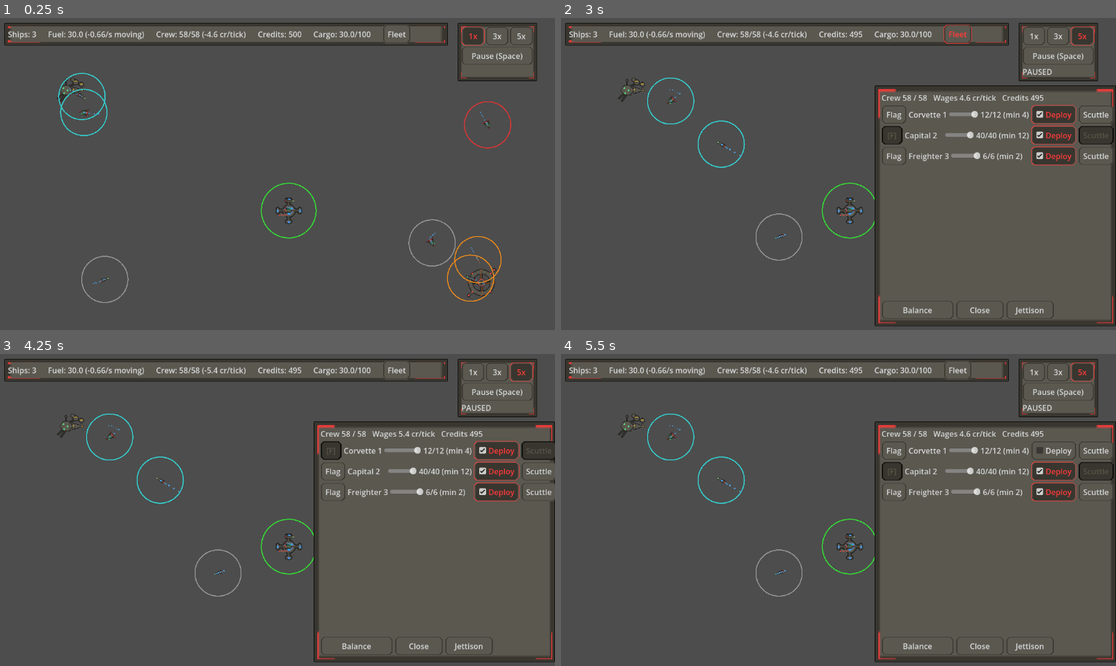
Above: before the commit, frames 1-4 (two rows, left to right).
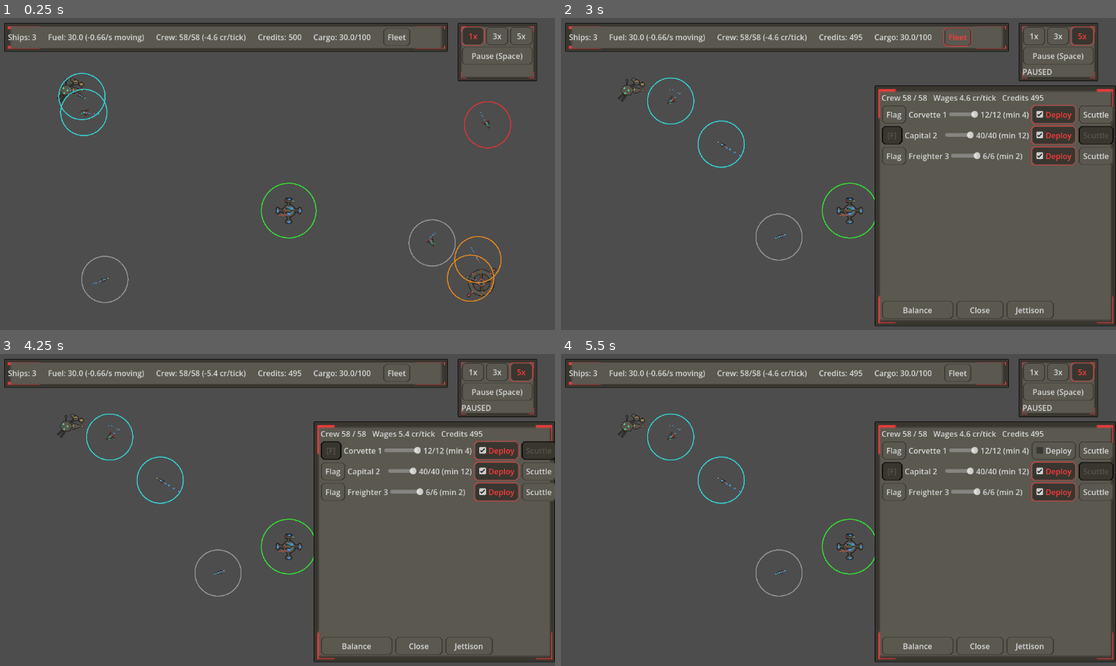
Above: after the commit, the same moments.

Repository: darthlemi/SpaceGame
Game: Godot game, scene res://scenes/campaign/campaign_scene.tscn
Same seed, same stepped clock (60 frames per second), same inputs: the game is played once before the commit and once after it.
Inputs:
- Up to frame 1 (0.25 s): no input
- Up to frame 2 (3 s): click "1x" at 0.5 s; click "3x" at 1.25 s; click "5x" at 2 s; click "Fleet" at 2.75 s
- Up to frame 3 (4.25 s): click "Flag" at 3.5 s
- Up to frame 4 (5.5 s): click "Deploy" at 4.25 s; click "Flag" at 5 s

The runs differ from the first frame. In frame 1, 2.7% of the frame differs, in the area x 0-81%, y 2-11%; in frame 2, 2.8%; in frame 3, 2.7%; in frame 4, 2.7%.

Commit message:
Fix final-review findings: stalemate, hire cap, crawl indicator, crew rounding, defeat loot, respawn dock
- combat_scene ends as "Stalemate" when no active ship on either side has a working armed
  mount (checked after setup and on mount/hull destroyed or ship disabled); both fleets keep
  every non-destroyed ship, no loot, capture or reputation loss
- Crew survivor/capture counts floor (floori + ROUND_EPSILON) instead of rounding
- resolve_engagement offers no loot or captured crew after a total loss (respawn)
- Hire strip caps the count by credits, shows the total cost and refreshes on count change
- Fleet status bar warns of a 0-crew ship (25% speed) in the empty-fuel colour on a second
  crew-label line; bar is 13px taller to fit
- Respawn docks at HomeBase (overview open, tree paused); respawn credits label floors
- Tests: stalemate and armed-vs-unarmed, hire cap, crawl label, mutual-wipe loot, respawn
  dock, credits label; mutual-knockout test unpauses its leaked scene; modal respawn test
  waits for the previous scene to free

Co-Authored-By: Claude Opus 5.5 <noreply@anthropic.com>

Diff:
--- a/scenes/ui/fleet_status_bar.tscn
+++ b/scenes/ui/fleet_status_bar.tscn
@@ -6,20 +6,20 @@
 offset_left = 10.0
 offset_top = 10.0
 offset_right = 930.0
-offset_bottom = 57.0
+offset_bottom = 70.0
 mouse_filter = 2
 script = ExtResource("1")
 
 [node name="Background" type="Panel" parent="."]
 offset_right = 920.0
-offset_bottom = 47.0
+offset_bottom = 60.0
 mouse_filter = 2
 
 [node name="Layout" type="HBoxContainer" parent="."]
 offset_left = 8.0
 offset_top = 4.0
 offset_right = 912.0
-offset_bottom = 43.0
+offset_bottom = 56.0
 mouse_filter = 2
 theme_override_constants/separation = 24
 
@@ -44,4 +44,5 @@
 text = "Cargo: 0.0/0"
 
 [node name="FleetButton" type="Button" parent="Layout"]
+size_flags_vertical = 4
 text = "Fleet"
--- a/scripts/campaign/campaign_scene.gd
+++ b/scripts/campaign/campaign_scene.gd
@@ -27,6 +27,7 @@
 var _mouse_held: bool = false
 var _travel_target: Area2D = null
 var _docked_base: Area2D = null
+var _home_base: Area2D = null
 var _paused_before_fleet_panel: bool = false
 
 func _ready() -> void:
@@ -38,9 +39,9 @@
 	if CampaignState.pending_respawn:
 		CampaignState.player_fleet.position = HOME_BASE_POSITION
 
-	var base: Area2D = HomeBaseScene.instantiate()
-	base.global_position = HOME_BASE_POSITION
-	add_child(base)
+	_home_base = HomeBaseScene.instantiate()
+	_home_base.global_position = HOME_BASE_POSITION
+	add_child(_home_base)
 
 	for faction in CampaignState.factions:
 		var faction_base: Area2D = FactionBaseScene.instantiate()
@@ -81,8 +82,11 @@
 		CampaignState.pending_captured_crew = 0
 		CampaignState.pending_loot_fleet = null
 
+# The new ship appears docked at home base, exactly as on arrival (overview open, paused).
 func _on_respawn_finished() -> void:
-	get_tree().paused = false
+	_trigger_arrival(_home_base)
+	if _docked_base == null:
+		get_tree().paused = false
 
 func _bootstrap_default_campaign() -> void:
 	var player := CampaignFleet.new()
--- a/scripts/campaign/campaign_state.gd
+++ b/scripts/campaign/campaign_state.gd
@@ -50,7 +50,9 @@
 		if player_won or active_enemy_fleet.is_destroyed():
 			enemy_fleets.erase(active_enemy_fleet)
 			_apply_reputation_loss(active_enemy_fleet.faction)
-			if active_enemy_fleet.cargo_total() > 0.0 or captured_crew > 0:
+			# A total loss respawns at home base; there is no one left to take the loot.
+			var lootable := active_enemy_fleet.cargo_total() > 0.0 or captured_crew > 0
+			if lootable and not player_fleet.is_destroyed():
 				pending_loot_fleet = active_enemy_fleet
 				pending_captured_crew = captured_crew
 		else:
--- a/scripts/campaign/fleet_management_panel.gd
+++ b/scripts/campaign/fleet_management_panel.gd
@@ -33,6 +33,7 @@
 	close_button.pressed.connect(close)
 	balance_button.pressed.connect(_on_balance_pressed)
 	hire_button.pressed.connect(_on_hire_pressed)
+	hire_count.value_changed.connect(_on_hire_count_changed)
 	jettison_button.pressed.connect(_on_jettison_pressed)
 	scuttle_confirm_button.pressed.connect(_on_scuttle_confirmed)
 	scuttle_cancel_button.pressed.connect(_hide_scuttle_confirm)
@@ -141,10 +142,12 @@
 		return
 	var pool := floori(_economy.crew_pool)
 	var cap := mini(pool, CrewRules.free_berths(_player_fleet.ship_compositions))
+	cap = mini(cap, floori(CampaignState.credits / CampaignState.CREW_HIRE_COST))
 	hire_label.text = "Hire (pool %d, %d cr each)" % [pool, roundi(CampaignState.CREW_HIRE_COST)]
 	hire_count.max_value = maxi(1, cap)
 	hire_count.set_value_no_signal(clampf(hire_count.value, 1.0, hire_count.max_value))
-	hire_button.disabled = cap < 1 or CampaignState.credits < CampaignState.CREW_HIRE_COST
+	hire_button.text = "Hire (%d cr)" % (int(hire_count.value) * CampaignState.CREW_HIRE_COST)
+	hire_button.disabled = cap < 1
 
 func _on_balance_pressed() -> void:
 	CrewRules.balance(_player_fleet.ship_compositions)
@@ -156,6 +159,9 @@
 func _on_flagship_pressed(index: int) -> void:
 	_player_fleet.set_flagship(index)
 	refresh()
+
+func _on_hire_count_changed(_value: float) -> void:
+	_update_hire_row()
 
 func _on_hire_pressed() -> void:
 	CampaignState.hire_crew(_economy, _player_fleet, int(hire_count.value))
--- a/scripts/campaign/respawn_panel.gd
+++ b/scripts/campaign/respawn_panel.gd
@@ -25,7 +25,7 @@
 		child.queue_free()
 	buy_buttons = {}
 	header_label.text = "Your fleet was lost. Choose a new ship."
-	credits_label.text = "Credits: %d" % roundi(CampaignState.credits)
+	credits_label.text = "Credits: %d" % floori(CampaignState.credits)
 	for kind in ShipType.Kind.values():
 		var button := Button.new()
 		button.text = "Buy %s (%d cr)" % [ShipType.Kind.keys()[kind].capitalize(), ShipType.SHIP_PRICE[kind]]
--- a/scripts/combat/combat_scene.gd
+++ b/scripts/combat/combat_scene.gd
@@ -18,6 +18,7 @@
 var _enemy_spawned_indices: Array[int] = []
 var _player_won := false
 var _resolved := false
+var _stalemate := false
 
 func _ready() -> void:
 	result_label.visible = false
@@ -48,6 +49,8 @@
 
 	fleet_commander.setup(player_ships, ENEMY_GROUP)
 	debug_console.command_entered.connect(_on_debug_command)
+	# Two unarmed fleets (e.g. freighter vs trader) would otherwise never end.
+	_check_battle_end()
 
 func _spawn_fleet(points: Array[Vector2], own_group: StringName, opposing_group: StringName, facing_rotation: float) -> Array[Ship]:
 	var spawned: Array[Ship] = []
@@ -166,8 +169,11 @@
 func _wire_battle_end(ship: Ship) -> void:
 	ship.hull.destroyed.connect(_check_battle_end)
 	ship.disabled.connect(_check_battle_end)
+	for mount in ship.weapon_mounts:
+		mount.destroyed.connect(_check_battle_end)
 
 # Player side first: if both sides are out in the same check, the player loses.
+# A loss outranks a stalemate; with no working weapon left on either side, nothing can change.
 func _check_battle_end() -> void:
 	if _resolved:
 		return
@@ -176,13 +182,28 @@
 	elif _active_count(ENEMY_GROUP) == 0:
 		_player_won = true
 		_show_result("Victory")
+	elif not _has_armed_active_ship(PLAYER_GROUP) and not _has_armed_active_ship(ENEMY_GROUP):
+		_stalemate = true
+		_show_result("Stalemate")
 
 func _active_count(group: StringName) -> int:
 	var count := 0
 	for member in get_tree().get_nodes_in_group(group):
-		if is_instance_valid(member) and not member.is_queued_for_deletion() and not member.is_disabled():
+		if _is_active(member):
 			count += 1
 	return count
+
+func _has_armed_active_ship(group: StringName) -> bool:
+	for member in get_tree().get_nodes_in_group(group):
+		if not _is_active(member):
+			continue
+		for mount in member.weapon_mounts:
+			if mount.weapon != null and not mount.is_destroyed():
+				return true
+	return false
+
+func _is_active(member: Node) -> bool:
+	return is_instance_valid(member) and not member.is_queued_for_deletion() and not member.is_disabled()
 
 func _show_result(text: String) -> void:
 	_resolved = true
@@ -194,7 +215,8 @@
 func _report_to_campaign() -> void:
 	var player_comps: Array[Dictionary] = CampaignState.player_fleet.ship_compositions
 	var enemy_comps: Array[Dictionary] = CampaignState.active_enemy_fleet.ship_compositions
-	var player_survivors := _collect_survivor_data(player_ships, player_comps, _player_spawned_indices, _player_won)
+	# A stalemate keeps disabled player ships, like a win; the loss path drops them.
+	var player_survivors := _collect_survivor_data(player_ships, player_comps, _player_spawned_indices, _player_won or _stalemate)
 	var enemy_survivors: Array[Dictionary] = []
 	var captured_crew := 0
 	if _player_won:
@@ -214,7 +236,8 @@
 	var pool := 0
 	for ship in enemy_ships:
 		if _is_surviving(ship) and ship.is_disabled():
-			pool += roundi(ship.crew)
+			# Floor: rounding up would capture crew the ship no longer has.
+			pool += floori(ship.crew + CrewRules.ROUND_EPSILON)
 	for i in enemy_comps.size():
 		if not _enemy_spawned_indices.has(i):
 			pool += CrewRules.crew_of(enemy_comps[i])
@@ -268,8 +291,9 @@
 		"flagship": CrewRules.is_flagship(orig),
 	}
 	# Untracked crew (debug-spawned extras) stays keyless, which reads as full crew.
+	# Floor so a disabled ship can't round back up past its disable threshold.
 	if ship.crew_complement > 0:
-		comp["crew"] = roundi(ship.crew)
+		comp["crew"] = floori(ship.crew + CrewRules.ROUND_EPSILON)
 	return comp
 
 func _unhandled_input(event: InputEvent) -> void:
--- a/scripts/ui/fleet_status_bar.gd
+++ b/scripts/ui/fleet_status_bar.gd
@@ -30,6 +30,14 @@
 	else:
 		fuel_label.text = "Fuel: EMPTY (%d%% speed)" % roundi(CampaignFleet.EMPTY_FUEL_SPEED_FACTOR * 100.0)
 		fuel_label.add_theme_color_override("font_color", EMPTY_FUEL_COLOR)
-	crew_label.text = "Crew: %d/%d (-%.1f cr/tick)" % [fleet.crew_total(), fleet.crew_capacity(), CampaignState.wage_bill(fleet)]
+	var crew_text := "Crew: %d/%d (-%.1f cr/tick)" % [fleet.crew_total(), fleet.crew_capacity(), CampaignState.wage_bill(fleet)]
+	if fleet.has_uncrewed_ship():
+		var crawl_pct := roundi(CampaignFleet.EMPTY_FUEL_SPEED_FACTOR * 100.0)
+		# Second line: one line would push the bar into SpeedControls.
+		crew_label.text = crew_text + "\n(0-crew ship: %d%% speed)" % crawl_pct
+		crew_label.add_theme_color_override("font_color", EMPTY_FUEL_COLOR)
+	else:
+		crew_label.text = crew_text
+		crew_label.remove_theme_color_override("font_color")
 	credits_label.text = "Credits: %d" % CampaignState.credits
 	cargo_label.text = "Cargo: %.1f/%d" % [fleet.cargo_total(), fleet.cargo_capacity()]
--- a/tests/test_campaign_scene_fleet_panel.gd
+++ b/tests/test_campaign_scene_fleet_panel.gd
@@ -65,12 +65,16 @@
 	tree.paused = false
 	campaign_state.reset()
 	scene.queue_free()
+	# Let it free first: its teardown can fire area_exited, which unpauses the tree.
+	await tree.process_frame
 
 	# Modal respawn: map click, speed/pause controls and Fleet cannot resume or open panels.
 	campaign_state.reset()
 	var modal_player := CampaignFleet.new()
 	modal_player.ship_compositions.assign([ShipType.new_composition(ShipType.Kind.CORVETTE)])
 	campaign_state.player_fleet = modal_player
+	# Docking needs the home economy; the bootstrap is skipped when a fleet already exists.
+	campaign_state.home_base_economy = BaseEconomy.new()
 	campaign_state.begin_respawn()
 	var modal_scene: Node2D = CampaignSceneScene.instantiate()
 	tree.root.add_child(modal_scene)
@@ -100,8 +104,12 @@
 	if modal_scene.fleet_management_panel.visible:
 		failures.append("modal respawn: (c) Fleet opened the fleet panel")
 	modal_scene.respawn_panel.free_button.pressed.emit()
-	if tree.paused:
-		failures.append("modal respawn: (d) expected the tree unpaused after taking the free ship")
+	var respawn_overview: BaseOverviewPanel = modal_scene.base_overview_panel
+	if not respawn_overview.visible or not tree.paused or not (modal_scene._docked_base is HomeBase):
+		failures.append("modal respawn: (d) expected the new ship docked at HomeBase (overview open, tree paused), overview=%s paused=%s" % [respawn_overview.visible, tree.paused])
+	respawn_overview.undock_button.pressed.emit()
+	if respawn_overview.visible or tree.paused:
+		failures.append("modal respawn: (d) expected Undock to close the overview and unpause")
 	controls.pause_button.pressed.emit()
 	if not tree.paused:
 		failures.append("modal respawn: (d) expected the pause button to work after respawn")
--- a/tests/test_campaign_scene_trading.gd
+++ b/tests/test_campaign_scene_trading.gd
@@ -108,6 +108,24 @@
 	if not fuel_text.begins_with("Fuel: %.1f" % campaign_state.player_fleet.fuel_amount()):
 		failures.append("expected FleetStatusBar fuel label to show the fleet's fuel, got '%s'" % fuel_text)
 
+	# A 0-crew ship crawls the fleet: the crew label says so in the empty-fuel colour.
+	var crew_label: Label = status_bar.get_node("Layout/CrewLabel")
+	var crawl_suffix := "\n(0-crew ship: %d%% speed)" % roundi(CampaignFleet.EMPTY_FUEL_SPEED_FACTOR * 100.0)
+	var crawl_comp: Dictionary = crew_fleet.ship_compositions[crew_fleet.ship_compositions.size() - 1]
+	var crawl_crew_before: int = CrewRules.crew_of(crawl_comp)
+	CrewRules.set_crew(crawl_comp, 0)
+	status_bar._update_display()
+	if not crew_label.text.ends_with(crawl_suffix):
+		failures.append("expected crew label to end with '%s' for a 0-crew ship, got '%s'" % [crawl_suffix.c_escape(), crew_label.text.c_escape()])
+	if not crew_label.has_theme_color_override("font_color") or crew_label.get_theme_color("font_color") != status_bar.EMPTY_FUEL_COLOR:
+		failures.append("expected crew label coloured EMPTY_FUEL_COLOR for a 0-crew ship")
+	await tree.process_frame
+	UiLayoutCheck.check_panel_layout(status_bar, failures)
+	CrewRules.set_crew(crawl_comp, crawl_crew_before)
+	status_bar._update_display()
+	if crew_label.text.ends_with(crawl_suffix) or crew_label.has_theme_color_override("font_color"):
+		failures.append("expected the crawl warning and colour removed once the ship is crewed, got '%s'" % crew_label.text)
+
 	# Undock closes everything and resumes the game.
 	overview.trade_goods_button.pressed.emit()
 	overview.undock_button.pressed.emit()
--- a/tests/test_campaign_state.gd
+++ b/tests/test_campaign_state.gd
@@ -478,6 +478,20 @@
 		failures.append("resolve_engagement(player loss): expected enemy crew balanced to 6/6, got %s" % [lost_enemy.ship_compositions])
 	if lost_state.pending_loot_fleet != null or lost_state.pending_captured_crew != 0:
 		failures.append("resolve_engagement(player loss): expected no loot pending")
+
+	# resolve_engagement mutual wipe: a total loss (respawn) never offers loot, even from a destroyed enemy.
+	var wipe_state := CampaignState.new()
+	var wipe_player := CampaignFleet.new()
+	wipe_player.ship_compositions.assign([{"max_hp": 100.0, "current_hp": 100.0, "max_shield": 50.0, "current_shield": 50.0}])
+	wipe_state.player_fleet = wipe_player
+	var wipe_enemy := CampaignFleet.new()
+	wipe_enemy.ship_compositions.assign([{"max_hp": 100.0, "current_hp": 100.0, "max_shield": 50.0, "current_shield": 50.0}])
+	wipe_enemy.cargo = {Commodity.Type.ORE: 5.0}
+	wipe_state.enemy_fleets.assign([wipe_enemy])
+	wipe_state.start_engagement(wipe_enemy)
+	wipe_state.resolve_engagement([], [])
+	if wipe_state.pending_loot_fleet != null or wipe_state.pending_captured_crew != 0:
+		failures.append("resolve_engagement(mutual wipe): expected no loot pending after a total loss")
 
 	# Station repair: is_damaged/repair_cost_for/repair_ship.
 	var damaged_comp := {
--- a/tests/test_combat_scene.gd
+++ b/tests/test_combat_scene.gd
@@ -114,11 +114,13 @@
 		if spawned_player.weapon_mounts.size() != 1 or not is_equal_approx(spawned_player.weapon_mounts[0].current_hp, 3.0):
 			failures.append("campaign battle: expected spawned player mount current_hp carried over from composition")
 
-		spawned_player.engine.apply_damage(1000.0)
-		spawned_player.weapon_mounts[0].apply_damage(1000.0)
-
 	for ship in campaign_scene.enemy_ships.duplicate():
 		ship.hull.apply_damage(ship.hull.max_hp)
+	# After the Victory: disarming first would end the battle as an unarmed Stalemate.
+	# The report is deferred, so this damage still reaches the survivor comp.
+	if campaign_scene.player_ships.size() == 1:
+		campaign_scene.player_ships[0].engine.apply_damage(1000.0)
+		campaign_scene.player_ships[0].weapon_mounts[0].apply_damage(1000.0)
 	await tree.process_frame
 
 	if not enemy_fleet.is_destroyed():
@@ -310,8 +312,8 @@
 	campaign_state.reset()
 	var disable_player := CampaignFleet.new()
 	disable_player.ship_compositions.assign([ShipType.new_composition(ShipType.Kind.CORVETTE)])
-	var disable_reserve := ShipType.new_composition(ShipType.Kind.CORVETTE)
-	disable_reserve["crew"] = 3  # Under the corvette deploy minimum (4): held back.
+	var disable_reserve := ShipType.new_composition(ShipType.Kind.CAPITAL)
+	disable_reserve["crew"] = 8  # Under the capital deploy minimum (12): held back.
 	var disable_enemy := CampaignFleet.new()
 	disable_enemy.ship_compositions.assign([ShipType.new_composition(ShipType.Kind.CAPITAL), ShipType.new_composition(ShipType.Kind.CAPITAL), disable_reserve])
 	campaign_state.enemy_fleets.assign([disable_enemy])
@@ -325,16 +327,17 @@
 
 	if disable_scene.enemy_ships.size() != 2:
 		failures.append("disabled ending: expected the 2 crewed capitals deployed and the reserve held back, got %d enemy ships" % disable_scene.enemy_ships.size())
-	var captured_pool := 3
+	var captured_pool := 8
 	for ship in disable_scene.enemy_ships.duplicate():
-		# 21/220 hull left -> crew 40 * 21 / 220 = 3.8, under the capital disable threshold (4).
+		# 21/220 hull left -> crew 40 * 21 / 220 = 3.8 (floors to 3), under the disable threshold (4).
 		ship.hull.apply_damage(ship.hull.current_hp - 21.0)
 		if not ship.is_disabled() or ship.hull.is_destroyed():
 			failures.append("disabled ending: expected each enemy capital disabled but alive, got disabled=%s hp=%s" % [ship.is_disabled(), ship.hull.current_hp])
-		captured_pool += roundi(ship.crew)
+		captured_pool += floori(ship.crew + CrewRules.ROUND_EPSILON)
 	var expected_captured := floori(CrewRules.CAPTURED_CREW_FRACTION * captured_pool)
+	# 2 tells the formula apart: rounding gives 0.2 * (4 + 4 + 8) = 3, disabled-only 0.2 * 6 = 1.
 	if expected_captured != 2:
-		failures.append("disabled ending: expected the test setup to yield 2 captured crew (0.2 * (4 + 4 + 3)), got %d" % expected_captured)
+		failures.append("disabled ending: expected the test setup to yield 2 captured crew (0.2 * (3 + 3 + 8)), got %d" % expected_captured)
 	if disable_scene.result_label.text != "Victory":
 		failures.append("disabled ending: expected 'Victory' once every enemy ship is disabled, got '%s'" % disable_scene.result_label.text)
 	# The returned campaign scene's _ready hands pending_captured_crew to its loot panel and
@@ -387,6 +390,8 @@
 	if mutual_scene.result_label.text != "Defeat":
 		failures.append("mutual knockout: expected 'Defeat' when both sides are out in the same check, got '%s'" % mutual_scene.result_label.text)
 	await _take_leaked_scene(tree, mutual_scene)
+	# The total loss opened the respawn panel, which paused the tree.
+	tree.paused = false
 	if not campaign_state.enemy_fleets.has(mutual_enemy):
 		failures.append("mutual knockout: expected the enemy fleet kept after a player defeat")
 	campaign_state.reset()
@@ -469,6 +474,70 @@
 	if is_instance_valid(loss_scene) and not loss_scene.is_queued_for_deletion():
 		loss_scene.queue_free()
 
+	# Unarmed stalemate: no side has a working weapon, so the battle ends at once
+	# with both fleets intact, the enemy kept on the map and nothing looted.
+	campaign_state.reset()
+	var stale_player := CampaignFleet.new()
+	stale_player.ship_compositions.assign([ShipType.new_composition(ShipType.Kind.FREIGHTER)])
+	var stale_enemy := CampaignFleet.new()
+	stale_enemy.ship_compositions.assign([ShipType.new_composition(ShipType.Kind.FREIGHTER)])
+	stale_enemy.cargo = {Commodity.Type.ORE: 10.0}
+	campaign_state.enemy_fleets.assign([stale_enemy])
+	campaign_state.player_fleet = stale_player
+	campaign_state.start_engagement(stale_enemy)
+
+	var stale_scene: Node2D = CombatSceneScene.instantiate()
+	tree.root.add_child(stale_scene)
+	await tree.process_frame
+	await tree.process_frame
+	if stale_scene.result_label.text != "Stalemate" or not stale_scene.result_label.visible:
+		failures.append("stalemate: expected 'Stalemate' shown for freighter vs freighter, got '%s' visible=%s" % [stale_scene.result_label.text, stale_scene.result_label.visible])
+	var stale_next_scene: String = await _take_leaked_scene(tree, stale_scene)
+	if stale_next_scene != "res://scenes/campaign/campaign_scene.tscn":
+		failures.append("stalemate: expected a return to the campaign scene, got '%s'" % stale_next_scene)
+	if campaign_state.player_fleet.ship_compositions.size() != 1 or stale_enemy.ship_compositions.size() != 1:
+		failures.append("stalemate: expected both fleets intact, got %d player / %d enemy comps" % [campaign_state.player_fleet.ship_compositions.size(), stale_enemy.ship_compositions.size()])
+	if not campaign_state.enemy_fleets.has(stale_enemy):
+		failures.append("stalemate: expected the enemy fleet kept in enemy_fleets")
+	if campaign_state.pending_loot_fleet != null or campaign_state.pending_respawn:
+		failures.append("stalemate: expected no loot and no respawn")
+	tree.paused = false
+	campaign_state.reset()
+	if is_instance_valid(stale_scene) and not stale_scene.is_queued_for_deletion():
+		stale_scene.queue_free()
+
+	# An armed enemy prevents the stalemate until its last weapon mount is destroyed.
+	campaign_state.reset()
+	var armed_player := CampaignFleet.new()
+	armed_player.ship_compositions.assign([ShipType.new_composition(ShipType.Kind.FREIGHTER)])
+	var armed_enemy := CampaignFleet.new()
+	armed_enemy.ship_compositions.assign([ShipType.new_composition(ShipType.Kind.CORVETTE)])
+	campaign_state.enemy_fleets.assign([armed_enemy])
+	campaign_state.player_fleet = armed_player
+	campaign_state.start_engagement(armed_enemy)
+
+	var armed_scene: Node2D = CombatSceneScene.instantiate()
+	tree.root.add_child(armed_scene)
+	await tree.process_frame
+	await tree.process_frame
+	if armed_scene.result_label.visible:
+		failures.append("armed vs unarmed: expected no immediate result, got '%s'" % armed_scene.result_label.text)
+	if armed_scene.enemy_ships.size() == 1:
+		var armed_mounts: Array[WeaponMount] = armed_scene.enemy_ships[0].weapon_mounts
+		if armed_mounts.is_empty():
+			failures.append("armed vs unarmed: expected the enemy corvette to have weapon mounts")
+		for mount in armed_mounts:
+			mount.apply_damage(mount.max_hp)
+		if armed_scene.result_label.text != "Stalemate":
+			failures.append("armed vs unarmed: expected 'Stalemate' once every enemy mount is destroyed, got '%s'" % armed_scene.result_label.text)
+	await _take_leaked_scene(tree, armed_scene)
+	if not campaign_state.enemy_fleets.has(armed_enemy) or armed_enemy.ship_compositions.size() != 1:
+		failures.append("armed vs unarmed: expected the disarmed enemy fleet kept with its ship")
+	tree.paused = false
+	campaign_state.reset()
+	if is_instance_valid(armed_scene) and not armed_scene.is_queued_for_deletion():
+		armed_scene.queue_free()
+
 	return failures
 
 # change_scene_to_file applies a few frames later; poll for it, then free the
--- a/tests/test_fleet_management_panel.gd
+++ b/tests/test_fleet_management_panel.gd
@@ -85,6 +85,25 @@
 	await tree.process_frame
 	UiLayoutCheck.check_panel_layout(panel, failures)
 
+	# Hire strip: credits cap the count (100 cr buys 2 at 40) and the button shows the total.
+	campaign_state.credits = 100.0
+	var broke_fleet := _make_fleet(6, 40, 6)
+	panel.open_for(broke_fleet, economy)
+	await tree.process_frame
+	if panel.hire_count.max_value != 2.0:
+		failures.append("FleetManagementPanel: expected max hire 2 with 100 credits and pool 10, got %s" % panel.hire_count.max_value)
+	if panel.hire_button.text != "Hire (%d cr)" % (int(panel.hire_count.value) * campaign_state.CREW_HIRE_COST):
+		failures.append("FleetManagementPanel: expected hire button total for %d, got '%s'" % [panel.hire_count.value, panel.hire_button.text])
+	panel.hire_count.value = 1
+	if panel.hire_button.text != "Hire (40 cr)":
+		failures.append("FleetManagementPanel: expected 'Hire (40 cr)' after picking 1, got '%s'" % panel.hire_button.text)
+	panel.hire_count.value = 2
+	if panel.hire_button.text != "Hire (80 cr)":
+		failures.append("FleetManagementPanel: expected 'Hire (80 cr)' after picking 2, got '%s'" % panel.hire_button.text)
+	await tree.process_frame
+	UiLayoutCheck.check_panel_layout(panel, failures)
+	campaign_state.credits = 500.0
+
 	# Scuttle: overflow routes through the jettison dialog.
 	var scuttle_fleet := _make_fleet(6, 40, 6)
 	scuttle_fleet.cargo = {Commodity.Type.ORE: 70.0}
--- a/tests/test_respawn_panel.gd
+++ b/tests/test_respawn_panel.gd
@@ -28,6 +28,9 @@
 		failures.append("RespawnPanel: expected visible after open_for")
 	if not is_equal_approx(campaign_state.credits, 7.5):
 		failures.append("RespawnPanel: expected 7.5 credits after the penalty, got %s" % campaign_state.credits)
+	# Credits are spendable whole units: 7.5 shows as 7, never rounded up.
+	if panel.credits_label.text != "Credits: 7":
+		failures.append("RespawnPanel: expected credits label 'Credits: 7', got '%s'" % panel.credits_label.text)
 	if panel.buy_buttons.size() != ShipType.Kind.size():
 		failures.append("RespawnPanel: expected one buy button per ship kind, got %d" % panel.buy_buttons.size())
 	for kind in panel.buy_buttons:
